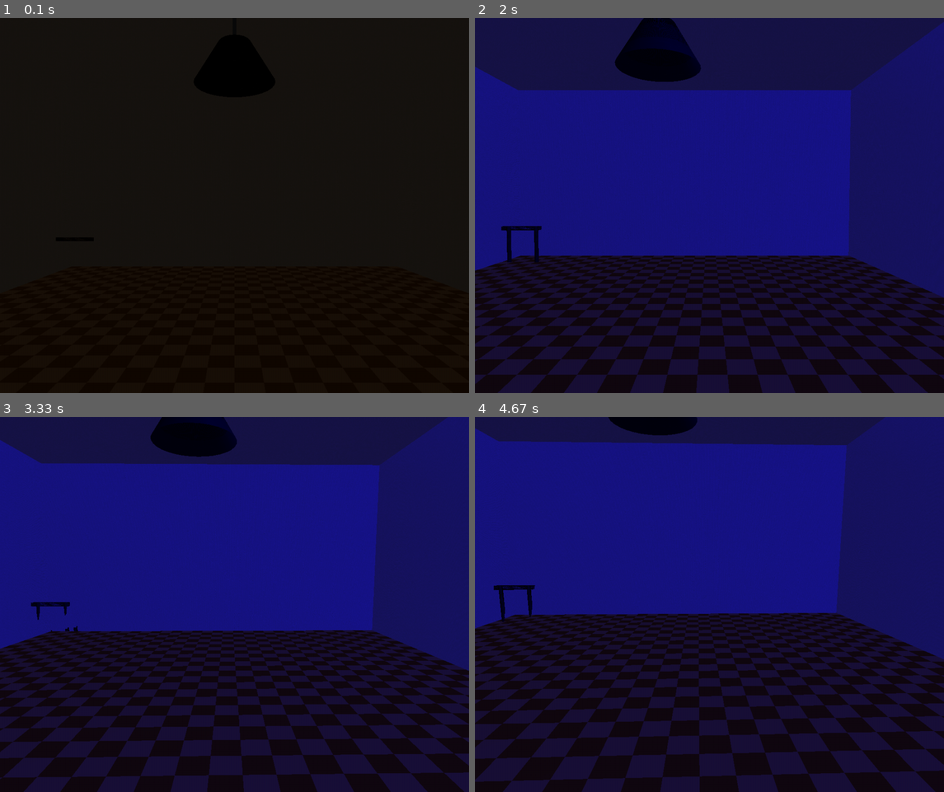
Above: before the commit, frames 1-4 (two rows, left to right).
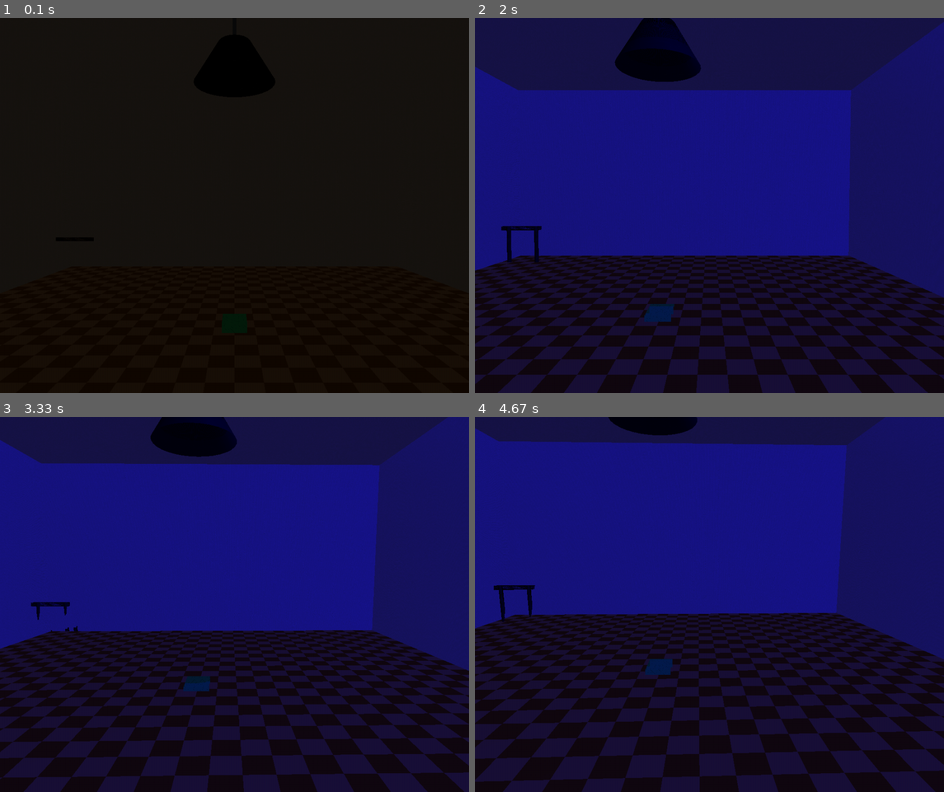
Above: after the commit, the same moments.

Repository: mikepmerritt/graphics-project-3
Game: pygame game, started from interactive_scene_pygame.py
The game is run twice, just before and just after one commit, with the same random seed, the same clock (stepped at 60 frames per second) and the same inputs.
Inputs:
- Up to frame 1 (0.1 s): no input
- Up to frame 2 (2 s): hold D 0.33-0.8 s; hold W 0.83-1.13 s; hold D 1.17-1.63 s; tap Z at 1.23, 1.53 s; tap 3 at 1.67 s
- Up to frame 3 (3.33 s): hold A 2-2.53 s; tap Z at 2.07, 2.37, 2.63, 2.97, 3.27 s; tap X at 2.15 s; hold S 2.57-2.87 s; tap E at 2.72 s; hold A 2.9-3.3 s
- Up to frame 4 (4.67 s): hold W 3.33-3.7 s; tap Z at 3.4, 3.8, 4.1, 4.47 s; tap X at 3.48 s; hold D 3.73-4.37 s; tap E at 3.88 s; hold S from 4.4 s (still down)

The runs differ from the first frame. In frame 2, 0.1% of the frame differs, in the area x 36-46%, y 7-81%; in frame 3, 0.1%; in frame 4, 0.1%.

Commit message:
added function for drawing a rectangular prism of any sizeat any position

Diff:
--- a/interactive_scene_pygame.py
+++ b/interactive_scene_pygame.py
@@ -37,6 +37,7 @@
 lamp_head_texture = None
 aluminum_light_texture = None
 aluminum_dark_texture = None
+felt_texture = None
 
 # scene-specific state information
 dice_animating = False
@@ -170,7 +171,7 @@
     # quadrics
     global tube, ball, disk
     # textures
-    global floor_texture, wall_texture, table_support_texture, table_top_texture, lamp_support_texture, lamp_head_texture, aluminum_light_texture, aluminum_dark_texture
+    global floor_texture, wall_texture, table_support_texture, table_top_texture, lamp_support_texture, lamp_head_texture, aluminum_light_texture, aluminum_dark_texture, felt_texture
 
     # pygame setup
     pygame.init()
@@ -187,6 +188,7 @@
     lamp_head_texture = load_texture("lamp_head.jpg")
     aluminum_dark_texture = load_texture("HangingLamp_Dark.jpg")
     aluminum_light_texture = load_texture("HangingLamp_Light.jpg")
+    felt_texture = load_texture("felt-temp.jpg")
     floor_texture = generate_checkerboard_texture(4, 4, 1, [[139, 69, 19, 255], [205, 133, 63, 255]])
 
     # loading / creating quadrics
@@ -393,6 +395,7 @@
     draw_desk_lamp(-32, 8, -36)
     draw_dice(-37, 8.22, -34)
     draw_hanging_spotlight(0, 40, 0)
+    draw_pool_table(0, 0, 0)
     glPopMatrix()
 
 def load_texture(file_name):
@@ -927,10 +930,108 @@
 
 # TODO: implement
 def draw_pool_table(x, y, z):
-    pass
+    draw_rect(x, y, z, 3, 2, 4, felt_texture)
+
+def draw_plane(x_size, y_size, texture):
+    """ Draw a textured plane of the specified dimension.
+        The plane is a unit square with lower left corner at origin.
+    """
+    glBindTexture(GL_TEXTURE_2D, texture)
+    glTexEnvf(GL_TEXTURE_ENV, GL_TEXTURE_ENV_MODE, GL_MODULATE) # try GL_DECAL/GL_REPLACE/GL_MODULATE
+    glHint(GL_PERSPECTIVE_CORRECTION_HINT, GL_FASTEST)           # try GL_NICEST/GL_FASTEST
+    glTexParameteri(GL_TEXTURE_2D, GL_TEXTURE_WRAP_S, GL_REPEAT)  # try GL_CLAMP/GL_REPEAT/GL_CLAMP_TO_EDGE
+    glTexParameteri(GL_TEXTURE_2D, GL_TEXTURE_WRAP_T, GL_REPEAT)
+    glTexParameteri(GL_TEXTURE_2D, GL_TEXTURE_MAG_FILTER, GL_NEAREST) # try GL_NEAREST/GL_LINEAR
+    glTexParameteri(GL_TEXTURE_2D, GL_TEXTURE_MIN_FILTER, GL_NEAREST)
+
+    # set up felt to be brighter
+    if texture == felt_texture:
+        glMaterialfv(GL_FRONT, GL_AMBIENT, [0.5, 0.5, 0.5, 1.0])
+        glMaterialfv(GL_FRONT, GL_DIFFUSE, [0.8, 0.8, 0.8, 1.0])
+        glMaterialfv(GL_FRONT, GL_SPECULAR, [0.1, 0.1, 0.1, 1.0])
+        glMaterialf(GL_FRONT, GL_SHININESS, 10.0)
+
+    # Enable/Disable each time or OpenGL ALWAYS expects texturing!
+    glEnable(GL_TEXTURE_2D)
+
+    # Center the plane on the origin in x-direction
+    # Lower corner = (sx, sy) and upper corner = (ex, ey)
+    dx = 1 # Change in x direction
+    dy = 1  # Change in y direction
+
+    glNormal3f(0, 0, 1)
+    y = 0
+    for j in range(y_size):
+        glBegin(GL_TRIANGLE_STRIP)
+        cx = 0
+        for i in range(x_size):
+            glTexCoord2f(cx, y+dy)
+            glVertex3f(cx, y+dy, 0)
+            glTexCoord2f(cx, y)
+            glVertex3f(cx, y, 0)
+            cx += dx
+        glTexCoord2f(x_size, y+dy)
+        glVertex3f(x_size, y+dy, 0)
+        glTexCoord2f(x_size, y)
+        glVertex3f(x_size, y, 0)
+        glEnd()
+        y += dy
+
+    glDisable(GL_TEXTURE_2D)
+
+def draw_rect(x, y, z, x_size, y_size, z_size, texture_name):
+    """ Draw a rectangle centered around (x, y, z) with size (x_size, y_size, z_size)."""
+    # move to cube location
+    glPushMatrix()
+    glTranslate(x, y, z)
+
+    # Draw side 1 (+z)
+    glPushMatrix()
+    glTranslate(-x_size/2, -y_size/2, z_size/2)
+    draw_plane(x_size, y_size, texture_name)
+    glPopMatrix()
+
+    # Draw side 2 (-z)
+    glPushMatrix()
+    glTranslate(x_size/2, -y_size/2, -z_size/2)
+    glRotated(180, 0, 1, 0)
+    draw_plane(x_size, y_size, texture_name)
+    glPopMatrix()
+
+    # Draw side 3 (-x)
+    glPushMatrix()
+    glTranslate(-x_size/2, -y_size/2, -z_size/2)
+    glRotatef(-90, 0, 1, 0)
+    draw_plane(z_size, y_size, texture_name)
+    glPopMatrix()
+
+    # Draw side 4 (+x)
+    glPushMatrix()
+    glTranslatef(x_size/2, -y_size/2, z_size/2)
+    glRotatef(90, 0, 1, 0)
+    draw_plane(z_size, y_size, texture_name)
+    glPopMatrix()
+
+    # Draw side 5 (-y)
+    glPushMatrix()
+    glTranslatef(-x_size/2, -y_size/2, -z_size/2)
+    glRotatef(90, 1, 0, 0)
+    draw_plane(x_size, z_size, texture_name)
+    glPopMatrix()
+
+    # Draw side 6 (+y)
+    glPushMatrix()
+    glTranslatef(-x_size/2, y_size/2, z_size/2)
+    glRotatef(-90, 1, 0, 0)
+    draw_plane(x_size, z_size, texture_name)
+    glPopMatrix()
+
+    # return
+    glPopMatrix()
+
 
 # TODO: implement
-def draw_billiard_ball(x, y, z, num):
+def draw_billiard_ball(x, y, z, texture):
     pass
 
 # TODO: implement
